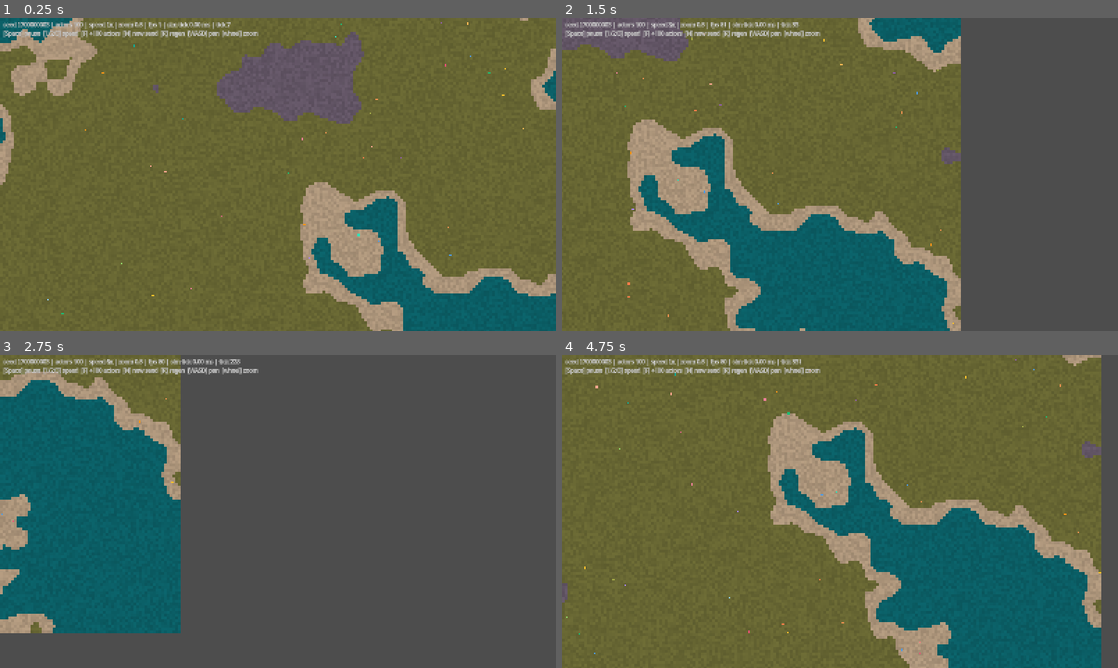
Above: before the commit, frames 1-4 (two rows, left to right).
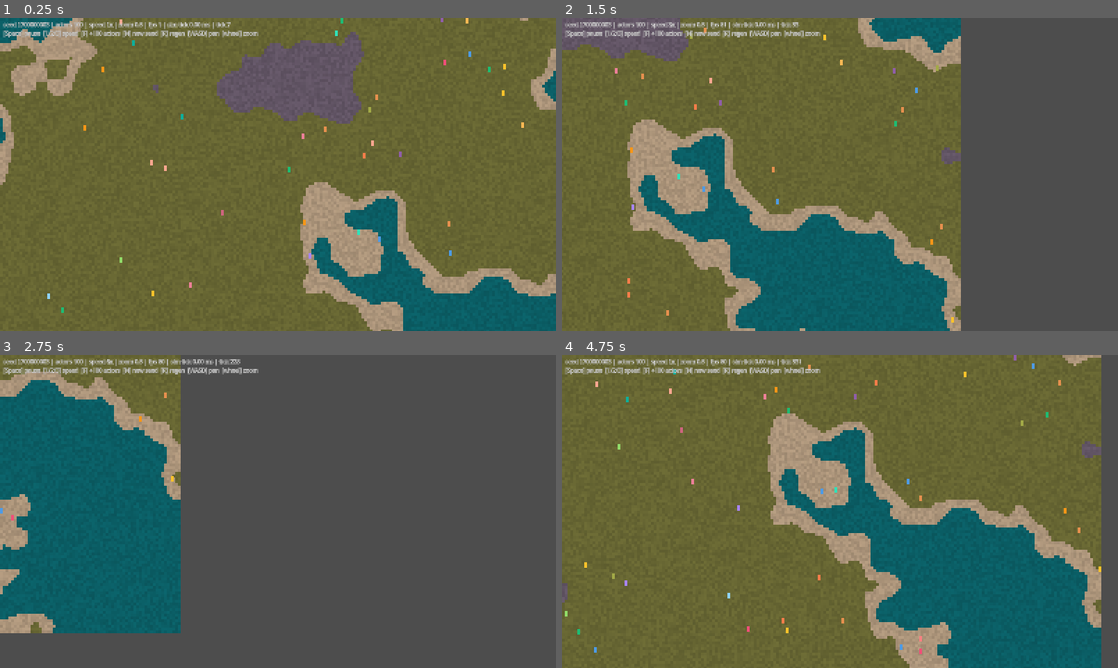
Above: after the commit, the same moments.

Repository: young-steveo/colony-sim
Game: Godot game, scene res://game/main.tscn
Two runs of this game, one before a commit and one after it. Both use one fixed random seed, a clock stepped at 60 frames per second and the inputs below.
Inputs (mouse positions are in pixels of both pictures, inside the frame that each line leads up to):
- Up to frame 1 (0.25 s): no input
- Up to frame 2 (1.5 s): move the mouse to (962, 158) at 0.52 s; hold D (pan_right) 0.53-1.28 s; hold 1 (sim_speed_1) 0.53-1.28 s; move the mouse to (728, 190) at 1.27 s; hold S (pan_down) from 1.28 s (still down); tap 2 (sim_speed_2) at 1.35 s
- Up to frame 3 (2.75 s): move the mouse to (333, 442) at 2.02 s; release S (pan_down) at 2.03 s; hold D (pan_right) from 2.03 s (still down); hold 3 (sim_speed_3) from 2.03 s (still down)
- Up to frame 4 (4.75 s): move the mouse to (812, 574) at 2.77 s; release D (pan_right) at 2.78 s; release 3 (sim_speed_3) at 2.78 s; hold W (pan_up) 2.78-3.53 s; tap Mouse wheel up (zoom_in) at 2.85 s; move the mouse to (1006, 558) at 3.52 s; hold Mouse wheel down (zoom_out) 3.53-4.28 s; hold A (pan_left) from 3.53 s (still down); move the mouse to (673, 464) at 4.27 s; tap 1 (sim_speed_1) at 4.35 s

The runs differ from the first frame. In frame 1, 0.3% of the frame differs, in the area x 8-95%, y 0-95%; in frame 2, 0.2%; in frame 3, less than 0.1%; in frame 4, 0.4%, in the area x 0-97%, y 0-96%.

Commit message:
Preview 16x32 actor silhouettes; add --zoom/--actors debug args
Actors render as 1 tile wide, 2 tall (Stardew proportion), feet-anchored
to the sim position. Debug args make screenshot/stress runs repeatable:
--seed=N --zoom=STEP --actors=N.

Co-Authored-By: Claude Fable 5 <noreply@anthropic.com>

Diff:
--- a/game/main.gd
+++ b/game/main.gd
@@ -17,6 +17,8 @@
 var world_seed := 0
 var sim_paused := false
 var speed_idx := 0
+var default_zoom_idx := DEFAULT_ZOOM_IDX
+var start_actors := 100
 var zoom_idx := DEFAULT_ZOOM_IDX
 var accumulator := 0.0
 var avg_tick_ms := 0.0
@@ -37,6 +39,12 @@
 	for a: String in args:
 		if a.begins_with("--seed="):
 			start_seed = int(a.trim_prefix("--seed="))
+		elif a.begins_with("--zoom="):
+			var idx := ZOOM_STEPS.find(a.trim_prefix("--zoom=").to_float())
+			if idx >= 0:
+				default_zoom_idx = idx
+		elif a.begins_with("--actors="):
+			start_actors = maxi(1, int(a.trim_prefix("--actors=")))
 
 	cam = Camera2D.new()
 	add_child(cam)
@@ -57,7 +65,7 @@
 func _start(seed_value: int) -> void:
 	world_seed = seed_value
 	sim = Simulation.new(world_seed)
-	sim.actors.spawn(sim.world, 100)
+	sim.actors.spawn(sim.world, start_actors)
 	accumulator = 0.0
 	avg_tick_ms = 0.0
 
@@ -74,7 +82,7 @@
 
 	var map_px := Vector2(sim.world.width, sim.world.height) * TerrainRenderer.TILE_PX
 	cam.position = map_px * 0.5
-	zoom_idx = DEFAULT_ZOOM_IDX
+	zoom_idx = default_zoom_idx
 	cam.zoom = Vector2.ONE * ZOOM_STEPS[zoom_idx]
 
 
--- a/render/actor_renderer.gd
+++ b/render/actor_renderer.gd
@@ -4,7 +4,9 @@
 ## per-actor nodes. Positions interpolate between the last two sim ticks so
 ## movement stays smooth regardless of sim tick rate.
 
-const ACTOR_PX := 10.0
+# Character proportion experiment: 1 tile wide, 2 tall (16x32 on the 16px
+# grid), anchored at the feet — the sim position is ground contact.
+const ACTOR_SIZE := Vector2(16.0, 32.0)
 
 var _capacity := 0
 var _world_seed := 0
@@ -17,7 +19,7 @@
 	multimesh.transform_format = MultiMesh.TRANSFORM_2D
 	multimesh.use_colors = true
 	var quad := QuadMesh.new()
-	quad.size = Vector2(ACTOR_PX, ACTOR_PX)
+	quad.size = ACTOR_SIZE
 	multimesh.mesh = quad
 	_capacity = 0
 
@@ -27,9 +29,10 @@
 		_grow(actors)
 	multimesh.visible_instance_count = actors.count
 	var px := float(TerrainRenderer.TILE_PX)
+	var feet_offset := Vector2(0.0, -ACTOR_SIZE.y * 0.5)
 	for i: int in actors.count:
 		var p := actors.prev_positions[i].lerp(actors.positions[i], alpha) * px
-		multimesh.set_instance_transform_2d(i, Transform2D(0.0, p))
+		multimesh.set_instance_transform_2d(i, Transform2D(0.0, p + feet_offset))
 
 
 func _grow(actors: ActorPool) -> void:
